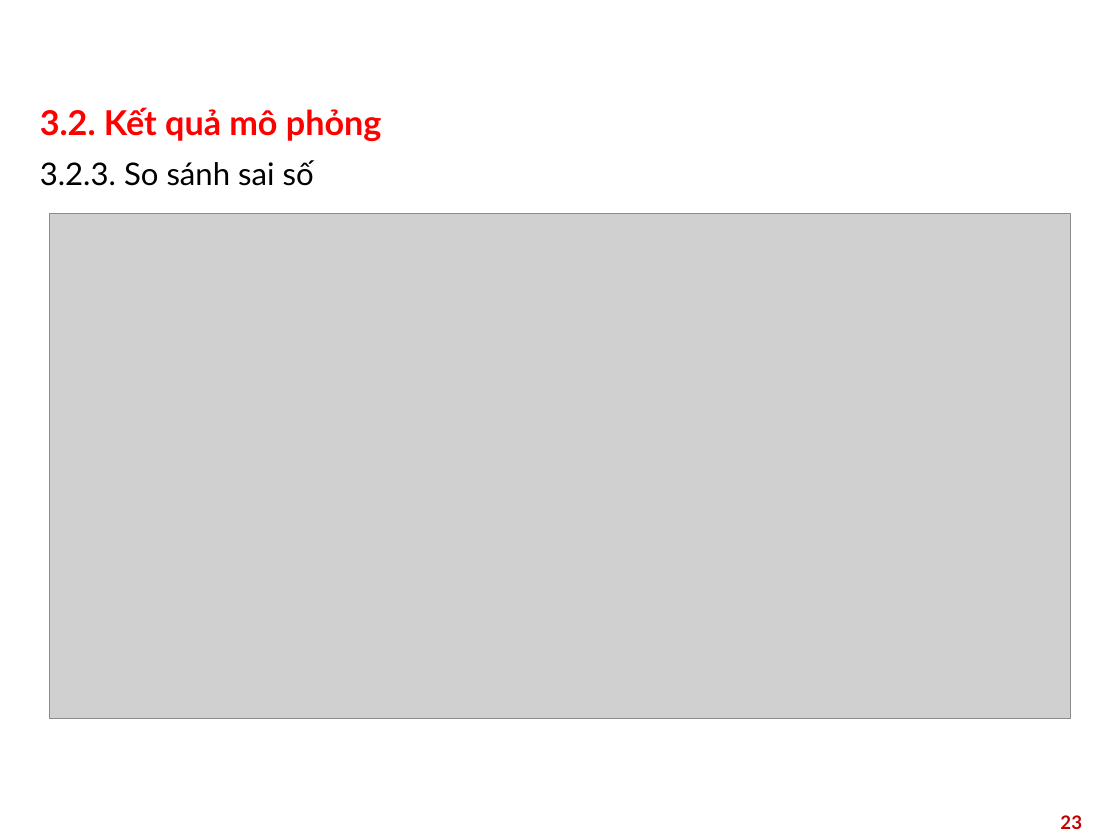
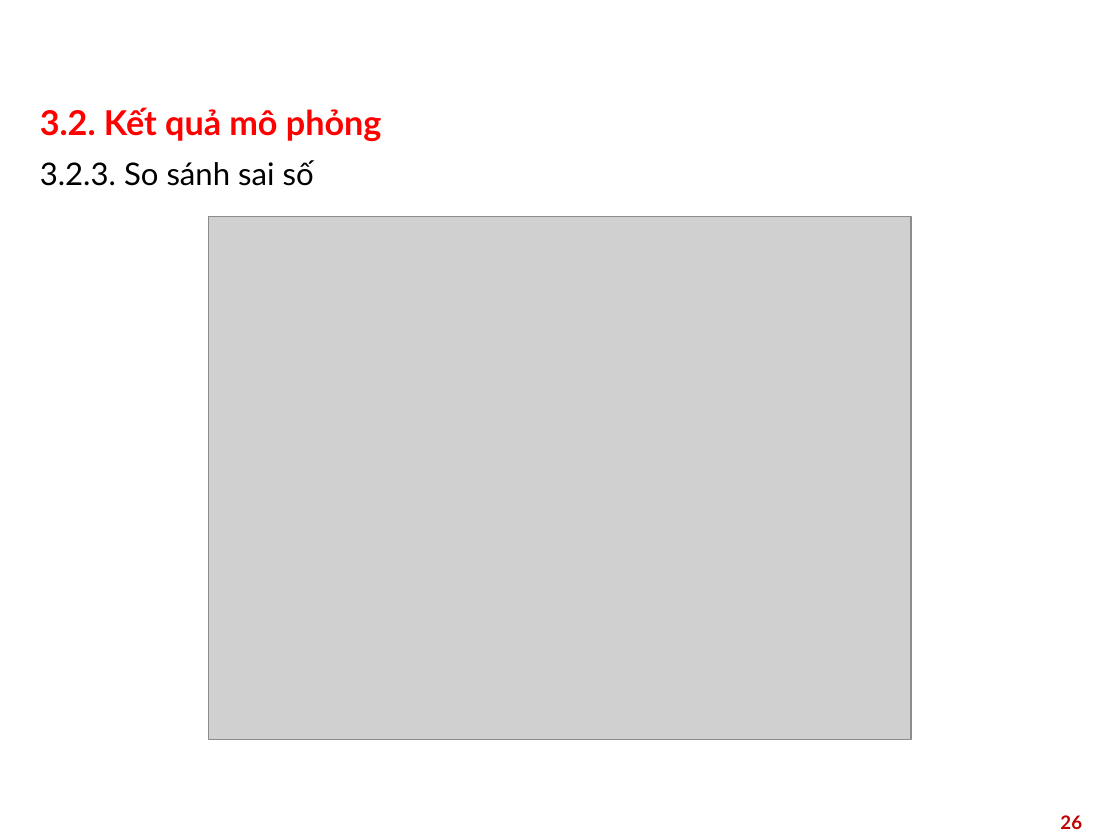
Before and after one commit to huynq03/doan_2025.1, a slide deck: slide 26 of Quadrotor-Control-System/slide/demo.pptx (slide 23 before the commit). Drawn at 1120x840 pixels with LibreOffice and Linux fonts; fonts in the diff are those of the drawing; grey boxes stand for pictures; background and template pictures are left out. Boxes give left, top, right and bottom in pixels: in the first picture for what was removed or moved away, otherwise in the second. Text is boxed around its words. In the diff, an @@ line names an element or a change of style, - is before the commit and + after.

```diff
--- a/Quadrotor-Control-System/slide/demo.pptx
+++ b/Quadrotor-Control-System/slide/demo.pptx
@@ picture: place and size @@
-picture at (49, 214, 1071, 719)
+picture at (209, 217, 912, 739)
@@ page number at (1060, 815, 1082, 829): text changed @@
-23
+26
```
Also in this commit, not shown: 10 other slides changed, 7 slides added, 55 other files.
